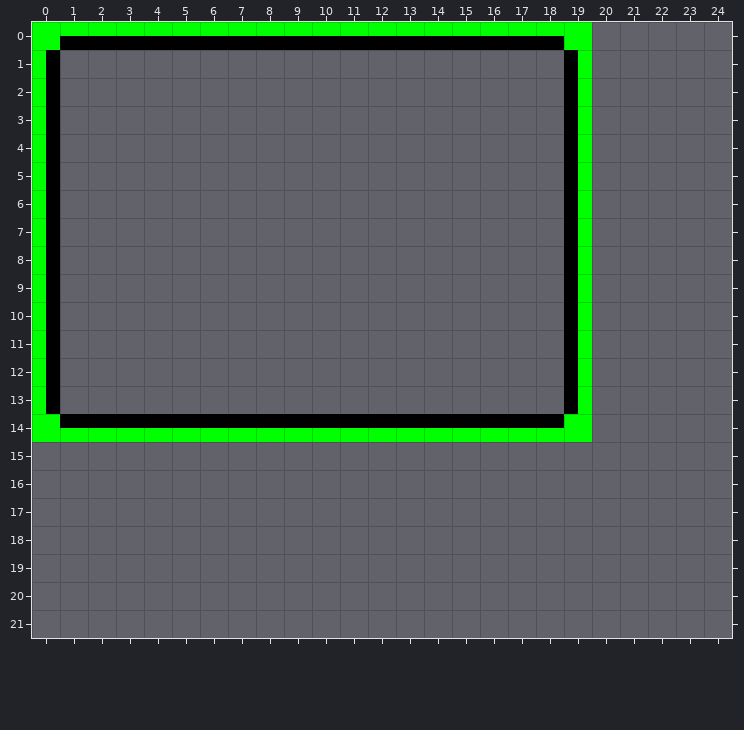
Tiled map -- res/levels/PauseState.tmx. This is how it looked before the edit.
Cells are 32x32 px. Shown: x 0..24, y 0..21. The old version is drawn lined up with the new one.
After the commit:
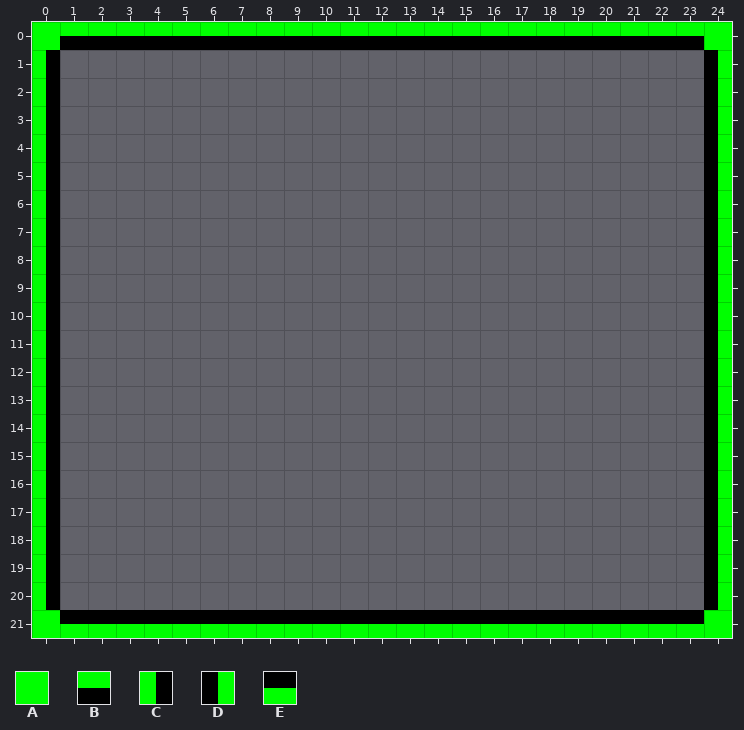
Key: from "blocks1": A 0, B 1, C 2, D 3, E 4.
_ is an empty cell.
Diff:
map size 20x15 -> 25x22 cells
Layer "Tile Layer 1":
There is now tile A in row 0 at x 24; in row 21 at x 0 and 24.
The edit turns tile A into tile B in row 0 at x 19.
There is now tile B in row 0 at x 20 to 23.
The edit turns tile A into tile C in row 14 at x 0.
There is now tile C in rows 15 to 20 at x 0.
There is now tile D in rows 1 to 20 at x 24.
There is now tile E in row 21 at x 1 to 23.
The author cleared tile A in row 14 at x 19.
The author cleared tile D in rows 1 to 13 at x 19.
The author cleared tile E in row 14 at x 1 to 18.
Pixel boxes of the changes (left, top, right, bottom) in both pictures:
changed: (32, 22, 732, 638)
